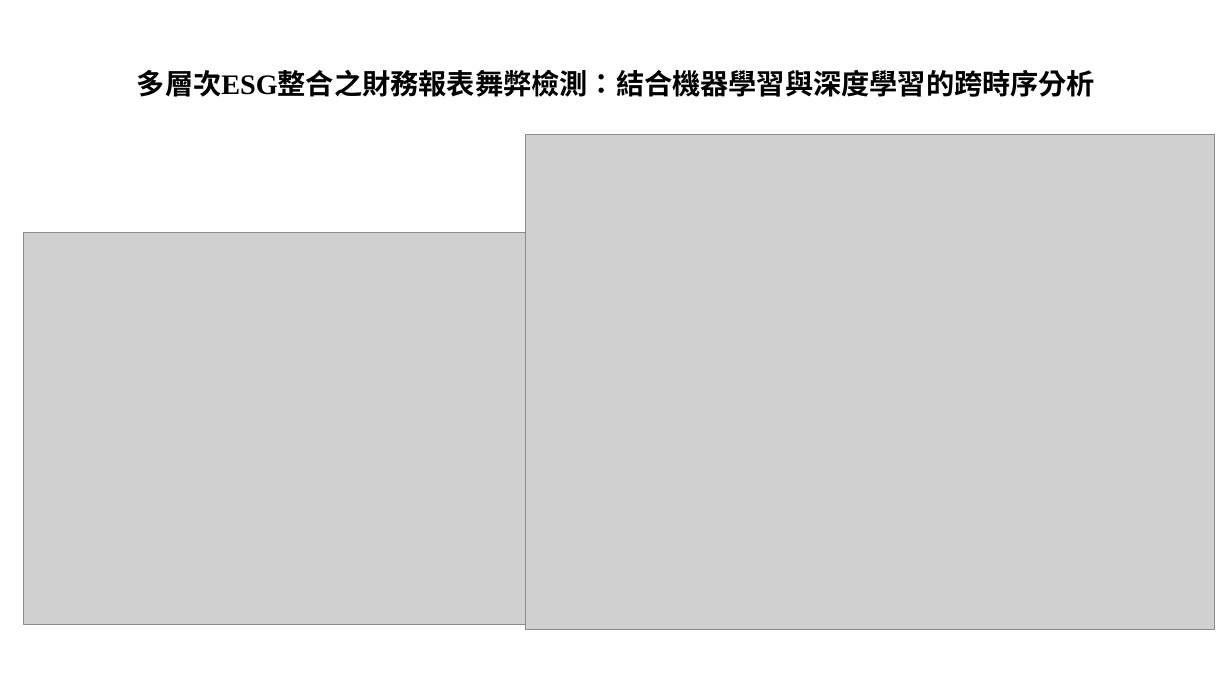
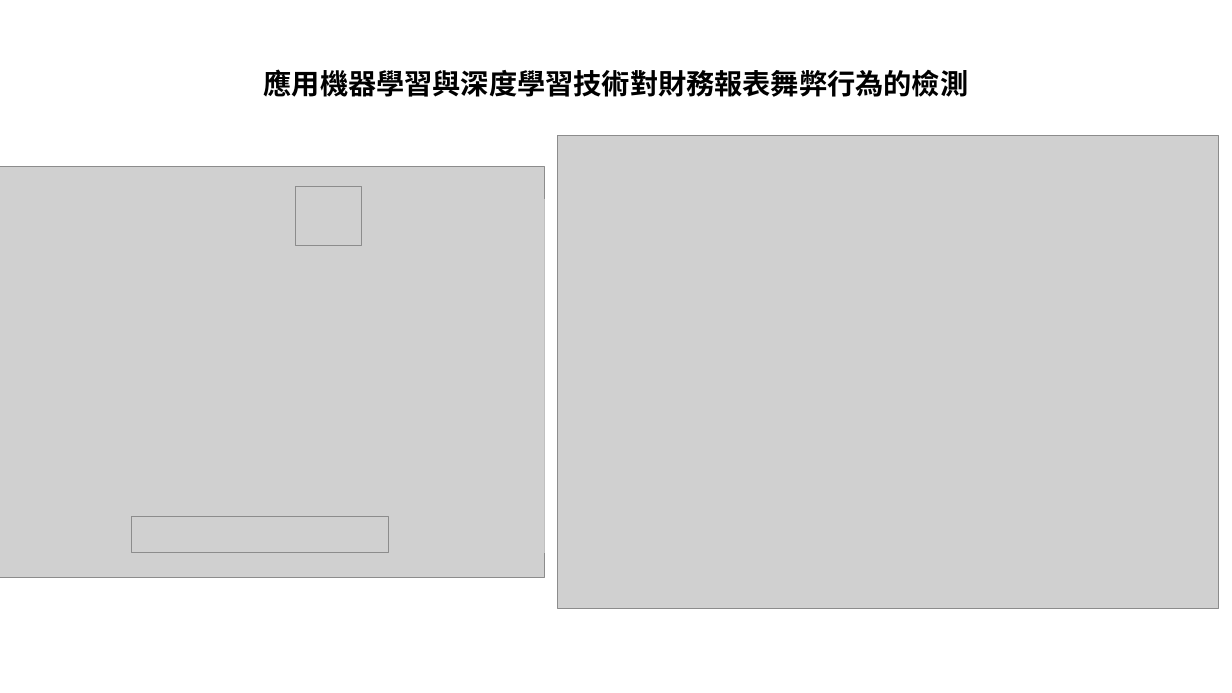
Before and after one commit to twcch/twcch, a slide deck: slide 4 of 博士班備審資料報告.pptx. Drawn at 1232x693 pixels with LibreOffice and Linux fonts; fonts in the diff are those of the drawing; grey boxes stand for pictures; background and template pictures are left out. Boxes give left, top, right and bottom in pixels: in the first picture for what was removed or moved away, otherwise in the second. Text is boxed around its words. In the diff, an @@ line names an element or a change of style, - is before the commit and + after.

```diff
--- a/博士班備審資料報告.pptx
+++ b/博士班備審資料報告.pptx
@@ title at [264,69,969,97]: text changed @@
-多層次ESG整合之財務報表舞弊檢測：結合機器學習與深度學習的跨時序分析
+應用機器學習與深度學習技術對財務報表舞弊行為的檢測
@@ picture: place and size @@
-picture at [526,134,1215,629]
+picture at [557,135,1219,608]
@@ picture: place and size @@
-picture at [23,233,563,624]
+picture at [0,166,544,578]
@@ picture added at [296,187,362,246] @@
@@ line added from (544, 199) to (544, 553), #BFBFBF 0.5 pt @@
@@ picture added at [132,517,388,553] @@
```
Also in this commit, not shown: 4 other slides changed, 1 other file.
